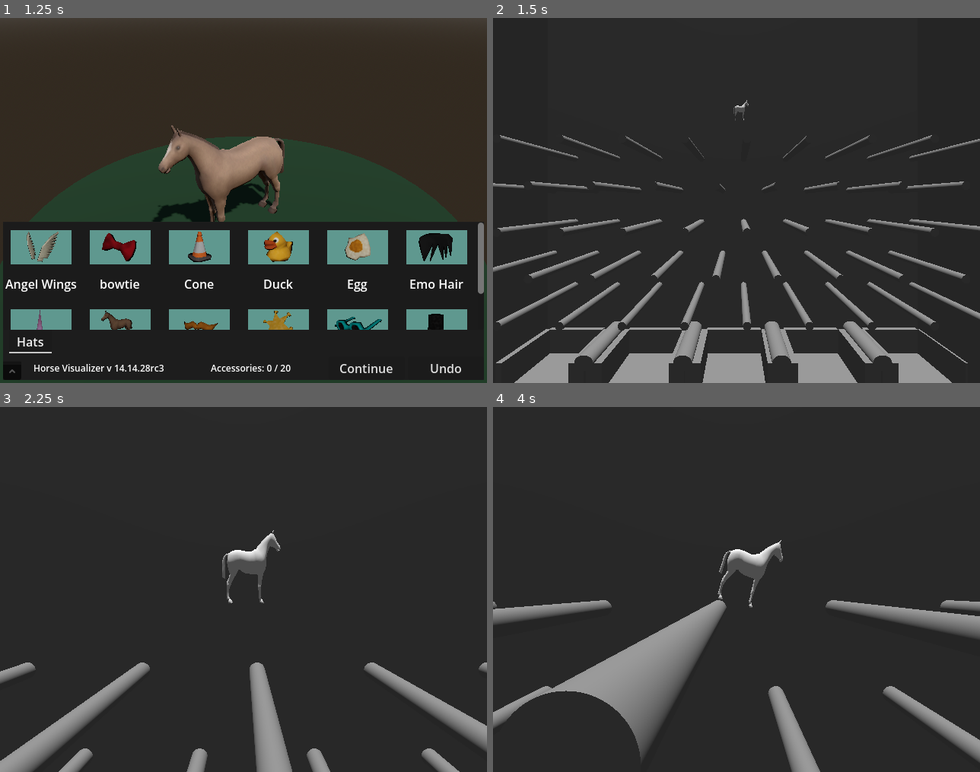
Above: before the commit, frames 1-4 (two rows, left to right).
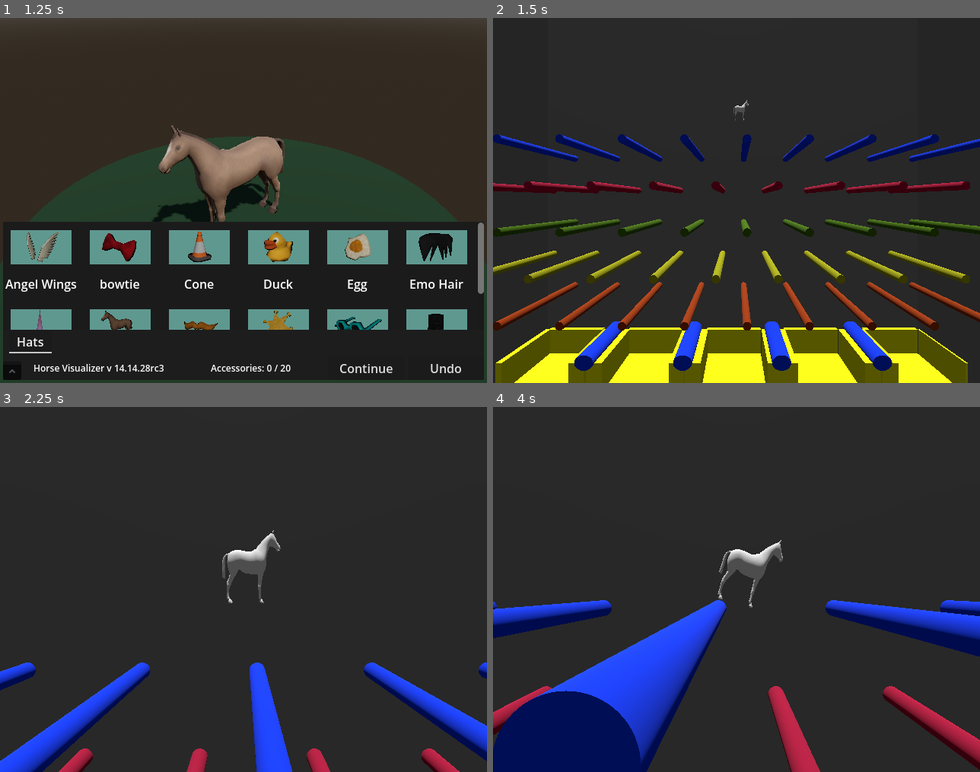
Above: after the commit, the same moments.

Repository: lukewhitingdev/gamejam-Bradys-Day-Out
Game: Godot game, scene res://Maps/MainMenuMap.tscn
Two runs of this game, one before a commit and one after it. Both use one fixed random seed, a clock stepped at 60 frames per second and the inputs below. The engine's default icon, where the game draws it, is replaced by a stand-in: a white triangle on a blue panel in a dark square.
Inputs (mouse positions are in pixels of both pictures, inside the frame that each line leads up to):
- Up to frame 1 (1.25 s): click "Play" at 0.5 s
- Up to frame 2 (1.5 s): click "Continue" at 1.25 s
- Up to frame 3 (2.25 s): tap Enter at 2 s; move the mouse to (350, 571) at 2.02 s; press the mouse at (350, 571) at 2.03 s; hold D (move_right) from 2.03 s (still down)
- Up to frame 4 (4 s): move the mouse to (639, 607) at 2.77 s; release D (move_right) at 2.78 s; release the mouse at (639, 607) at 2.78 s; hold A (move_left) 2.78-3.53 s; right-click (639, 607) at 2.85 s; move the mouse to (785, 509) at 3.52 s; hold D (move_right) from 3.53 s (still down); hold Space (start_game) from 3.53 s (still down)

Frame 1 is identical in both runs. In frame 2, 24% of the frame differs, in the area x 0-100%, y 31-100%; in frame 3, 7.1%; in frame 4, 18%.

Commit message:
added dynamic materials for plinko rod and cup

Diff:
--- a/app/chopchop/GameObjects/PlinkoCup.tscn
+++ b/app/chopchop/GameObjects/PlinkoCup.tscn
@@ -1,6 +1,9 @@
 [gd_scene format=3 uid="uid://bcqaxobqrssin"]
 
 [ext_resource type="Script" uid="uid://dt4hm0f3x0dhn" path="res://GameObjects/plinko_cup.gd" id="1_iubmt"]
+
+[sub_resource type="StandardMaterial3D" id="StandardMaterial3D_iubmt"]
+albedo_color = Color(1, 1, 0, 1)
 
 [sub_resource type="BoxShape3D" id="BoxShape3D_xrivr"]
 size = Vector3(1, 0.40039063, 1)
@@ -14,6 +17,7 @@
 
 [node name="PlinkoCup" type="Node3D" unique_id=662861562]
 script = ExtResource("1_iubmt")
+RodMaterial = SubResource("StandardMaterial3D_iubmt")
 
 [node name="StaticBody3D2" type="StaticBody3D" parent="." unique_id=1161485049]
 transform = Transform3D(1, 0, 0, 0, -4.371139e-08, 1, 0, -1, -4.371139e-08, 0, 0.48403466, 0.7127663)
--- a/app/chopchop/GameObjects/PlinkoRod.tscn
+++ b/app/chopchop/GameObjects/PlinkoRod.tscn
@@ -1,6 +1,9 @@
 [gd_scene format=3 uid="uid://wphnss3bggw7"]
 
 [ext_resource type="Script" uid="uid://dwfebfmu0rbf" path="res://GameObjects/plinko_rod.gd" id="1_ia8jc"]
+
+[sub_resource type="StandardMaterial3D" id="StandardMaterial3D_ia8jc"]
+albedo_color = Color(0.047058824, 0.23921569, 1, 1)
 
 [sub_resource type="CylinderShape3D" id="CylinderShape3D_13qdw"]
 
@@ -12,6 +15,7 @@
 
 [node name="PlinkoRod" type="Node3D" unique_id=1091799831]
 script = ExtResource("1_ia8jc")
+RodMaterial = SubResource("StandardMaterial3D_ia8jc")
 
 [node name="StaticBody3D" type="StaticBody3D" parent="." unique_id=1708990952]
 
--- a/app/chopchop/GameObjects/plinko_cup.gd
+++ b/app/chopchop/GameObjects/plinko_cup.gd
@@ -1,5 +1,6 @@
 class_name PlinkoCup extends Node3D
 
+@export var RodMaterial: StandardMaterial3D
 @export var Score: int = 0
 
 signal OnScore(score)
@@ -8,6 +9,9 @@
 	var area3d = $StaticBody3D/Area3D
 	area3d.body_entered.connect(_hit_cup)
 	OnScore.connect(_Debug_Tally_Score)
+	var Meshes = [$StaticBody3D4/CollisionShape3D/MeshInstance3D,$StaticBody3D5/CollisionShape3D/MeshInstance3D,$StaticBody3D3/CollisionShape3D/MeshInstance3D,$StaticBody3D/Area3D/CollisionShape3D/MeshInstance3D]
+	for Mesh in Meshes:
+		Mesh.set_surface_override_material(0, RodMaterial)
 
 func _hit_cup(body) -> void:
 	if body is RigidBody3D:
--- a/app/chopchop/GameObjects/plinko_rod.gd
+++ b/app/chopchop/GameObjects/plinko_rod.gd
@@ -1,6 +1,7 @@
 extends Node3D
 
 @export var HitSpeedRange: Vector2 = Vector2(3.0, 10.0)
+@export var RodMaterial: StandardMaterial3D
 
 @onready var area3d = $StaticBody3D/Area3D
 @onready var OriginalPos: Vector3 = area3d.global_position
@@ -10,6 +11,8 @@
 func _ready() -> void:
 	area3d.body_entered.connect(_hit_cup)
 	OnHit.connect(_Debug_Tally_Score)
+	var Mesh = $StaticBody3D/Area3D/CollisionShape3D/MeshInstance3D
+	Mesh.set_surface_override_material(0, RodMaterial)
 
 func _hit_cup(body) -> void:
 	if body is RigidBody3D:
--- a/app/chopchop/Maps/Plinko.tscn
+++ b/app/chopchop/Maps/Plinko.tscn
@@ -11,6 +11,18 @@
 
 [sub_resource type="Compositor" id="Compositor_b1lj4"]
 
+[sub_resource type="StandardMaterial3D" id="StandardMaterial3D_xqfex"]
+albedo_color = Color(0.7080693, 0.084611855, 0.24472287, 1)
+
+[sub_resource type="StandardMaterial3D" id="StandardMaterial3D_2qx7b"]
+albedo_color = Color(0.277489, 0.4435412, 2.8878452e-07, 1)
+
+[sub_resource type="StandardMaterial3D" id="StandardMaterial3D_vnlsd"]
+albedo_color = Color(0.659768, 0.662866, 0.05657641, 1)
+
+[sub_resource type="StandardMaterial3D" id="StandardMaterial3D_piyvj"]
+albedo_color = Color(0.64843154, 0.23468846, 0, 1)
+
 [node name="Plinko" type="Node3D" unique_id=178533814]
 script = ExtResource("1_vimka")
 
@@ -91,74 +103,92 @@
 [node name="PlinkoRod6" parent="Node3D" unique_id=11184679 instance=ExtResource("4_xqfex")]
 transform = Transform3D(0.5, 0, 0, 0, -2.751948e-07, -0.49999997, 0, 6.295723, -2.1855692e-08, 20.677912, 15.953358, -2.1354332)
 HitSpeedRange = Vector2(10, 15)
+RodMaterial = SubResource("StandardMaterial3D_xqfex")
 
 [node name="PlinkoRod7" parent="Node3D" unique_id=1458343827 instance=ExtResource("4_xqfex")]
 transform = Transform3D(0.5, 0, 0, 0, -2.751948e-07, -0.49999997, 0, 6.295723, -2.1855692e-08, 16.677912, 15.953358, -2.1354332)
 HitSpeedRange = Vector2(10, 15)
+RodMaterial = SubResource("StandardMaterial3D_xqfex")
 
 [node name="PlinkoRod8" parent="Node3D" unique_id=1268843247 instance=ExtResource("4_xqfex")]
 transform = Transform3D(0.5, 0, 0, 0, -2.751948e-07, -0.49999997, 0, 6.295723, -2.1855692e-08, 12.677912, 15.953358, -2.1354332)
 HitSpeedRange = Vector2(10, 15)
+RodMaterial = SubResource("StandardMaterial3D_xqfex")
 
 [node name="PlinkoRod9" parent="Node3D" unique_id=231044941 instance=ExtResource("4_xqfex")]
 transform = Transform3D(0.5, 0, 0, 0, -2.751948e-07, -0.49999997, 0, 6.295723, -2.1855692e-08, 8.677912, 15.953358, -2.1354332)
 HitSpeedRange = Vector2(10, 15)
+RodMaterial = SubResource("StandardMaterial3D_xqfex")
 
 [node name="PlinkoRod10" parent="Node3D" unique_id=1357741110 instance=ExtResource("4_xqfex")]
 transform = Transform3D(0.5, 0, 0, 0, -2.751948e-07, -0.49999997, 0, 6.295723, -2.1855692e-08, 6.6779118, 12.953358, -2.1354332)
 HitSpeedRange = Vector2(10, 15)
+RodMaterial = SubResource("StandardMaterial3D_2qx7b")
 
 [node name="PlinkoRod23" parent="Node3D" unique_id=1949849039 instance=ExtResource("4_xqfex")]
 transform = Transform3D(0.5, 0, 0, 0, -2.751948e-07, -0.49999997, 0, 6.295723, -2.1855692e-08, 10.677912, 12.953358, -2.1354332)
 HitSpeedRange = Vector2(10, 15)
+RodMaterial = SubResource("StandardMaterial3D_2qx7b")
 
 [node name="PlinkoRod24" parent="Node3D" unique_id=87236887 instance=ExtResource("4_xqfex")]
 transform = Transform3D(0.5, 0, 0, 0, -2.751948e-07, -0.49999997, 0, 6.295723, -2.1855692e-08, 14.677912, 12.953358, -2.1354332)
 HitSpeedRange = Vector2(10, 15)
+RodMaterial = SubResource("StandardMaterial3D_2qx7b")
 
 [node name="PlinkoRod25" parent="Node3D" unique_id=109520685 instance=ExtResource("4_xqfex")]
 transform = Transform3D(0.5, 0, 0, 0, -2.751948e-07, -0.49999997, 0, 6.295723, -2.1855692e-08, 18.677912, 12.953358, -2.1354332)
 HitSpeedRange = Vector2(10, 15)
+RodMaterial = SubResource("StandardMaterial3D_2qx7b")
 
 [node name="PlinkoRod26" parent="Node3D" unique_id=1835298085 instance=ExtResource("4_xqfex")]
 transform = Transform3D(0.5, 0, 0, 0, -2.751948e-07, -0.49999997, 0, 6.295723, -2.1855692e-08, 22.677912, 12.953358, -2.1354332)
 HitSpeedRange = Vector2(10, 15)
+RodMaterial = SubResource("StandardMaterial3D_2qx7b")
 
 [node name="PlinkoRod27" parent="Node3D" unique_id=1172758455 instance=ExtResource("4_xqfex")]
 transform = Transform3D(0.5, 0, 0, 0, -2.751948e-07, -0.49999997, 0, 6.295723, -2.1855692e-08, 20.677912, 9.953358, -2.1354332)
 HitSpeedRange = Vector2(10, 15)
+RodMaterial = SubResource("StandardMaterial3D_vnlsd")
 
 [node name="PlinkoRod28" parent="Node3D" unique_id=1726645744 instance=ExtResource("4_xqfex")]
 transform = Transform3D(0.5, 0, 0, 0, -2.751948e-07, -0.49999997, 0, 6.295723, -2.1855692e-08, 16.677912, 9.953358, -2.1354332)
 HitSpeedRange = Vector2(10, 15)
+RodMaterial = SubResource("StandardMaterial3D_vnlsd")
 
 [node name="PlinkoRod29" parent="Node3D" unique_id=1497124527 instance=ExtResource("4_xqfex")]
 transform = Transform3D(0.5, 0, 0, 0, -2.751948e-07, -0.49999997, 0, 6.295723, -2.1855692e-08, 12.677912, 9.953358, -2.1354332)
 HitSpeedRange = Vector2(10, 15)
+RodMaterial = SubResource("StandardMaterial3D_vnlsd")
 
 [node name="PlinkoRod37" parent="Node3D" unique_id=1054893574 instance=ExtResource("4_xqfex")]
 transform = Transform3D(0.5, 0, 0, 0, -2.751948e-07, -0.49999997, 0, 6.295723, -2.1855692e-08, 10.677912, 6.9533577, -2.1354332)
 HitSpeedRange = Vector2(10, 15)
+RodMaterial = SubResource("StandardMaterial3D_piyvj")
 
 [node name="PlinkoRod41" parent="Node3D" unique_id=533387450 instance=ExtResource("4_xqfex")]
 transform = Transform3D(0.5, 0, 0, 0, -2.751948e-07, -0.49999997, 0, 6.295723, -2.1855692e-08, 6.6779118, 6.9533577, -2.1354332)
 HitSpeedRange = Vector2(10, 15)
+RodMaterial = SubResource("StandardMaterial3D_piyvj")
 
 [node name="PlinkoRod42" parent="Node3D" unique_id=181342230 instance=ExtResource("4_xqfex")]
 transform = Transform3D(0.5, 0, 0, 0, -2.751948e-07, -0.49999997, 0, 6.295723, -2.1855692e-08, 2.6779118, 6.9533577, -2.1354332)
 HitSpeedRange = Vector2(10, 15)
+RodMaterial = SubResource("StandardMaterial3D_piyvj")
 
 [node name="PlinkoRod43" parent="Node3D" unique_id=760242337 instance=ExtResource("4_xqfex")]
 transform = Transform3D(0.5, 0, 0, 0, -2.751948e-07, -0.49999997, 0, 6.295723, -2.1855692e-08, -1.3220882, 6.9533577, -2.1354332)
 HitSpeedRange = Vector2(10, 15)
+RodMaterial = SubResource("StandardMaterial3D_piyvj")
 
 [node name="PlinkoRod44" parent="Node3D" unique_id=1049396047 instance=ExtResource("4_xqfex")]
 transform = Transform3D(0.5, 0, 0, 0, -2.751948e-07, -0.49999997, 0, 6.295723, -2.1855692e-08, -5.3220882, 6.9533577, -2.1354332)
 HitSpeedRange = Vector2(10, 15)
+RodMaterial = SubResource("StandardMaterial3D_piyvj")
 
 [node name="PlinkoRod45" parent="Node3D" unique_id=1517772951 instance=ExtResource("4_xqfex")]
 transform = Transform3D(0.5, 0, 0, 0, -2.751948e-07, -0.49999997, 0, 6.295723, -2.1855692e-08, -9.322088, 6.9533577, -2.1354332)
 HitSpeedRange = Vector2(10, 15)
+RodMaterial = SubResource("StandardMaterial3D_piyvj")
 
 [node name="PlinkoRod46" parent="Node3D" unique_id=770635974 instance=ExtResource("4_xqfex")]
 transform = Transform3D(1.279928, 0, 0, 0, -1.7914172e-07, -1.0447005, 0, 4.098285, -4.5665306e-08, -5.3220882, 2.9533577, -2.1354332)
@@ -179,46 +209,57 @@
 [node name="PlinkoRod38" parent="Node3D" unique_id=1437630747 instance=ExtResource("4_xqfex")]
 transform = Transform3D(0.5, 0, 0, 0, -2.751948e-07, -0.49999997, 0, 6.295723, -2.1855692e-08, 14.677912, 6.9533577, -2.1354332)
 HitSpeedRange = Vector2(10, 15)
+RodMaterial = SubResource("StandardMaterial3D_piyvj")
 
 [node name="PlinkoRod39" parent="Node3D" unique_id=2067864738 instance=ExtResource("4_xqfex")]
 transform = Transform3D(0.5, 0, 0, 0, -2.751948e-07, -0.49999997, 0, 6.295723, -2.1855692e-08, 18.677912, 6.9533577, -2.1354332)
 HitSpeedRange = Vector2(10, 15)
+RodMaterial = SubResource("StandardMaterial3D_piyvj")
 
 [node name="PlinkoRod40" parent="Node3D" unique_id=1916665480 instance=ExtResource("4_xqfex")]
 transform = Transform3D(0.5, 0, 0, 0, -2.751948e-07, -0.49999997, 0, 6.295723, -2.1855692e-08, 22.677912, 6.9533577, -2.1354332)
 HitSpeedRange = Vector2(10, 15)
+RodMaterial = SubResource("StandardMaterial3D_piyvj")
 
 [node name="PlinkoRod30" parent="Node3D" unique_id=38845496 instance=ExtResource("4_xqfex")]
 transform = Transform3D(0.5, 0, 0, 0, -2.751948e-07, -0.49999997, 0, 6.295723, -2.1855692e-08, 8.677912, 9.953358, -2.1354332)
 HitSpeedRange = Vector2(10, 15)
+RodMaterial = SubResource("StandardMaterial3D_vnlsd")
 
 [node name="PlinkoRod31" parent="Node3D" unique_id=2047917665 instance=ExtResource("4_xqfex")]
 transform = Transform3D(0.5, 0, 0, 0, -2.751948e-07, -0.49999997, 0, 6.295723, -2.1855692e-08, 4.6779118, 9.953358, -2.1354332)
 HitSpeedRange = Vector2(10, 15)
+RodMaterial = SubResource("StandardMaterial3D_vnlsd")
 
 [node name="PlinkoRod32" parent="Node3D" unique_id=236163718 instance=ExtResource("4_xqfex")]
 transform = Transform3D(0.5, 0, 0, 0, -2.751948e-07, -0.49999997, 0, 6.295723, -2.1855692e-08, 0.67791176, 9.953358, -2.1354332)
 HitSpeedRange = Vector2(10, 15)
+RodMaterial = SubResource("StandardMaterial3D_vnlsd")
 
 [node name="PlinkoRod33" parent="Node3D" unique_id=989785586 instance=ExtResource("4_xqfex")]
 transform = Transform3D(0.5, 0, 0, 0, -2.751948e-07, -0.49999997, 0, 6.295723, -2.1855692e-08, -3.3220882, 9.953358, -2.1354332)
 HitSpeedRange = Vector2(10, 15)
+RodMaterial = SubResource("StandardMaterial3D_vnlsd")
 
 [node name="PlinkoRod34" parent="Node3D" unique_id=1478831785 instance=ExtResource("4_xqfex")]
 transform = Transform3D(0.5, 0, 0, 0, -2.751948e-07, -0.49999997, 0, 6.295723, -2.1855692e-08, -7.3220882, 9.953358, -2.1354332)
 HitSpeedRange = Vector2(10, 15)
+RodMaterial = SubResource("StandardMaterial3D_vnlsd")
 
 [node name="PlinkoRod35" parent="Node3D" unique_id=190672081 instance=ExtResource("4_xqfex")]
 transform = Transform3D(0.5, 0, 0, 0, -2.751948e-07, -0.49999997, 0, 6.295723, -2.1855692e-08, -11.322088, 9.953358, -2.1354332)
 HitSpeedRange = Vector2(10, 15)
+RodMaterial = SubResource("StandardMaterial3D_vnlsd")
 
 [node name="PlinkoRod11" parent="Node3D" unique_id=1259216531 instance=ExtResource("4_xqfex")]
 transform = Transform3D(0.5, 0, 0, 0, -2.751948e-07, -0.49999997, 0, 6.295723, -2.1855692e-08, 2.6779118, 12.953358, -2.1354332)
 HitSpeedRange = Vector2(10, 15)
+RodMaterial = SubResource("StandardMaterial3D_2qx7b")
 
 [node name="PlinkoRod16" parent="Node3D" unique_id=720155208 instance=ExtResource("4_xqfex")]
 transform = Transform3D(0.5, 0, 0, 0, -2.751948e-07, -0.49999997, 0, 6.295723, -2.1855692e-08, 4.6779118, 15.953358, -2.1354332)
 HitSpeedRange = Vector2(10, 15)
+RodMaterial = SubResource("StandardMaterial3D_xqfex")
 
 [node name="PlinkoRod17" parent="Node3D" unique_id=947447983 instance=ExtResource("4_xqfex")]
 transform = Transform3D(0.5, 0, 0, 0, -2.751948e-07, -0.49999997, 0, 6.295723, -2.1855692e-08, 2.6779118, 18.953358, -2.1354332)
@@ -239,27 +280,34 @@
 [node name="PlinkoRod12" parent="Node3D" unique_id=608457414 instance=ExtResource("4_xqfex")]
 transform = Transform3D(0.5, 0, 0, 0, -2.751948e-07, -0.49999997, 0, 6.295723, -2.1855692e-08, 0.67791176, 15.953358, -2.1354332)
 HitSpeedRange = Vector2(10, 15)
+RodMaterial = SubResource("StandardMaterial3D_xqfex")
 
 [node name="PlinkoRod13" parent="Node3D" unique_id=1810548716 instance=ExtResource("4_xqfex")]
 transform = Transform3D(0.5, 0, 0, 0, -2.751948e-07, -0.49999997, 0, 6.295723, -2.1855692e-08, -5.3220882, 12.953358, -2.1354332)
 HitSpeedRange = Vector2(10, 15)
+RodMaterial = SubResource("StandardMaterial3D_2qx7b")
 
 [node name="PlinkoRod22" parent="Node3D" unique_id=1734062438 instance=ExtResource("4_xqfex")]
 transform = Transform3D(0.5, 0, 0, 0, -2.751948e-07, -0.49999997, 0, 6.295723, -2.1855692e-08, -1.3220882, 12.953358, -2.1354332)
 HitSpeedRange = Vector2(10, 15)
+RodMaterial = SubResource("StandardMaterial3D_2qx7b")
 
 [node name="PlinkoRod14" parent="Node3D" unique_id=128316078 instance=ExtResource("4_xqfex")]
 transform = Transform3D(0.5, 0, 0, 0, -2.751948e-07, -0.49999997, 0, 6.295723, -2.1855692e-08, -9.322088, 12.953358, -2.1354332)
 HitSpeedRange = Vector2(10, 15)
+RodMaterial = SubResource("StandardMaterial3D_2qx7b")
 
 [node name="PlinkoRod15" parent="Node3D" unique_id=630511914 instance=ExtResource("4_xqfex")]
 transform = Transform3D(0.5, 0, 0, 0, -2.751948e-07, -0.49999997, 0, 6.295723, -2.1855692e-08, -3.3220882, 15.953358, -2.1354332)
 HitSpeedRange = Vector2(10, 15)
+RodMaterial = SubResource("StandardMaterial3D_xqfex")
 
 [node name="PlinkoRod21" parent="Node3D" unique_id=467529996 instance=ExtResource("4_xqfex")]
 transform = Transform3D(0.5, 0, 0, 0, -2.751948e-07, -0.49999997, 0, 6.295723, -2.1855692e-08, -7.3220882, 15.953358, -2.1354332)
 HitSpeedRange = Vector2(10, 15)
+RodMaterial = SubResource("StandardMaterial3D_xqfex")
 
 [node name="PlinkoRod36" parent="Node3D" unique_id=860717496 instance=ExtResource("4_xqfex")]
 transform = Transform3D(0.5, 0, 0, 0, -2.751948e-07, -0.49999997, 0, 6.295723, -2.1855692e-08, -11.322088, 15.953358, -2.1354332)
 HitSpeedRange = Vector2(10, 15)
+RodMaterial = SubResource("StandardMaterial3D_xqfex")
